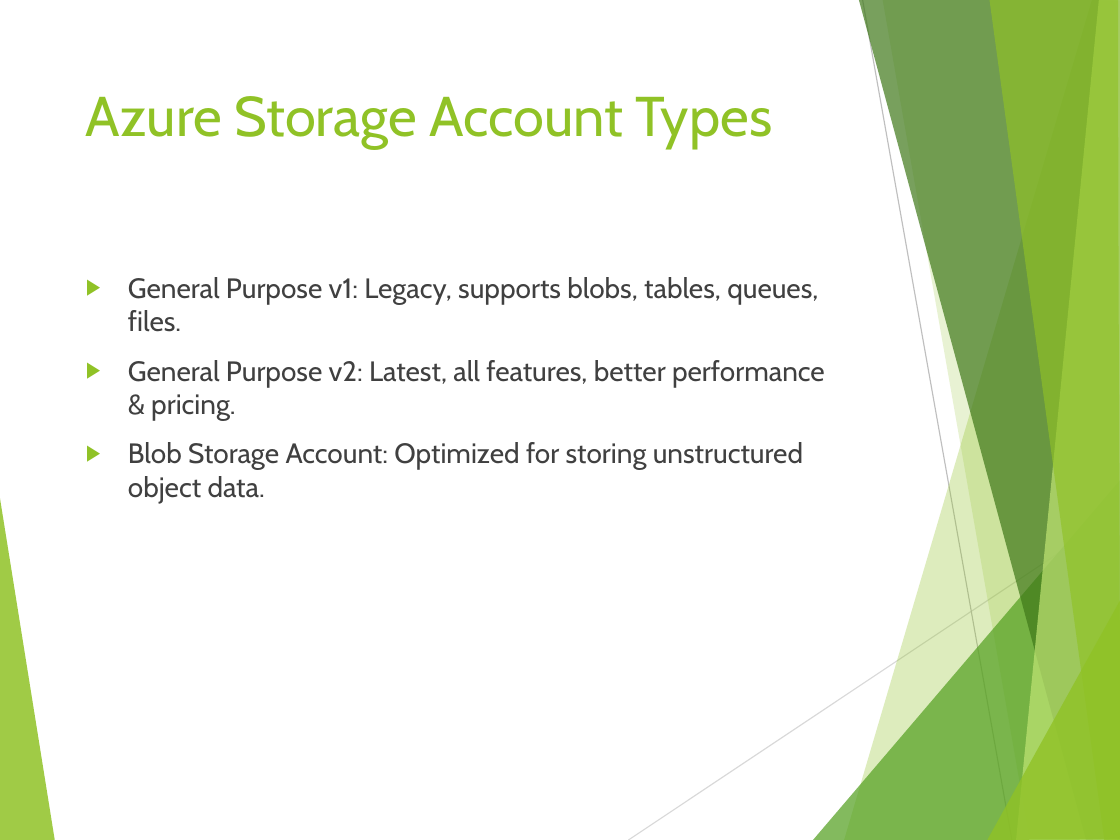
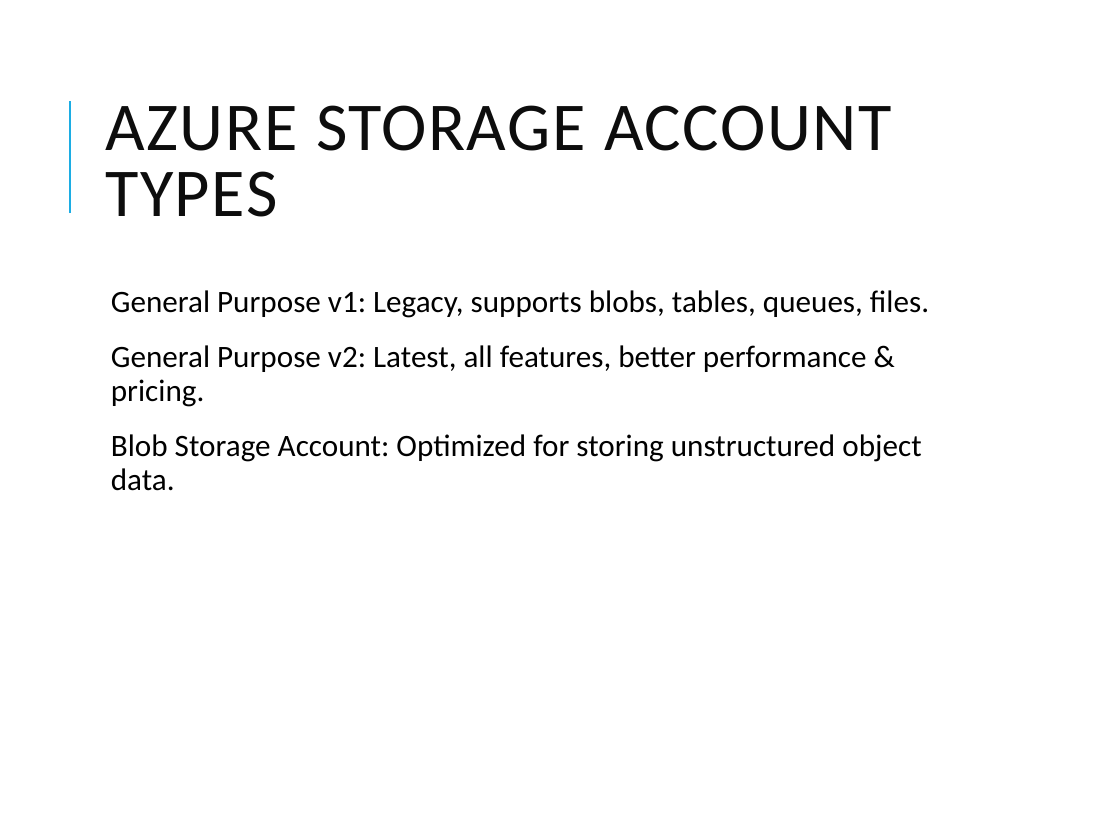
Before and after one commit to vivek1570/DE-Content-WithSnowflakes, a slide deck: slide 2 of Week-1/Day-2/Azure_Storage_Deep_Dive.pptx. Drawn at 1120x840 pixels with LibreOffice and Linux fonts; fonts in the diff are those of the drawing. Boxes give left, top, right and bottom in pixels: in the first picture for what was removed or moved away, otherwise in the second. Text is boxed around its words. In the diff, an @@ line names an element or a change of style, - is before the commit and + after.

```diff
--- a/Week-1/Day-2/Azure_Storage_Deep_Dive.pptx
+++ b/Week-1/Day-2/Azure_Storage_Deep_Dive.pptx
@@ title "AZURE STORAGE ACCOUNT TYPES" at box(105, 105, 891, 217): vertical alignment top to middle @@
@@ line added from (69, 213) to (69, 101), #1CADE4 1.5 pt @@
@@ title at box(105, 105, 891, 217): text changed; size 36 to 44 pt; font Cabin to Calibri; text colour #90C226 to #0D0D0D @@
-Azure Storage Account Types
+AZURE STORAGE ACCOUNT TYPES
@@ text "General Purpose v1: Legacy, supports ...": place and size @@
-text "General Purpose v1: Legacy, supports ..." at box(128, 277, 825, 503)
+text "General Purpose v1: Legacy, supports ..." at box(111, 290, 929, 491)
@@ text "General Purpose v1: Legacy, supports ..." at box(111, 290, 929, 491): size 18 to 20 pt, font Cabin to Calibri, text colour #404040 to #000000; bullet ▶ to  ; line spacing 1 to 0.9; more space between paragraphs; bullet colour #90C226 to #1CADE4 @@
@@ group removed at box(0, 0, 1120, 840): 8 freeform shapes, 2 lines @@
```
Also in this commit, not shown: 12 other slides changed, 3 other files.
